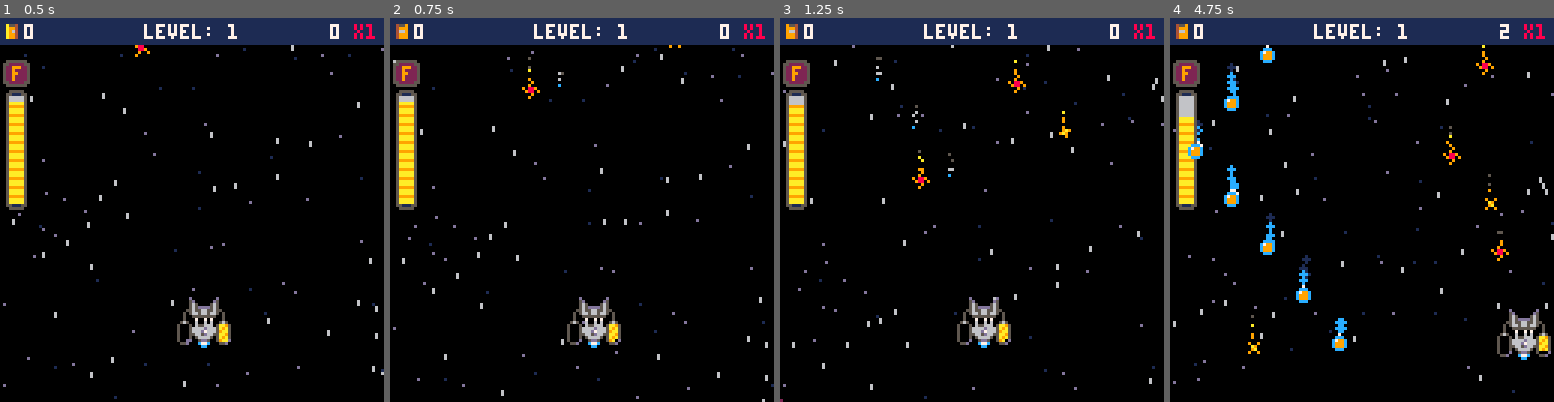
Above: before the commit, frames 1-4 (left to right).
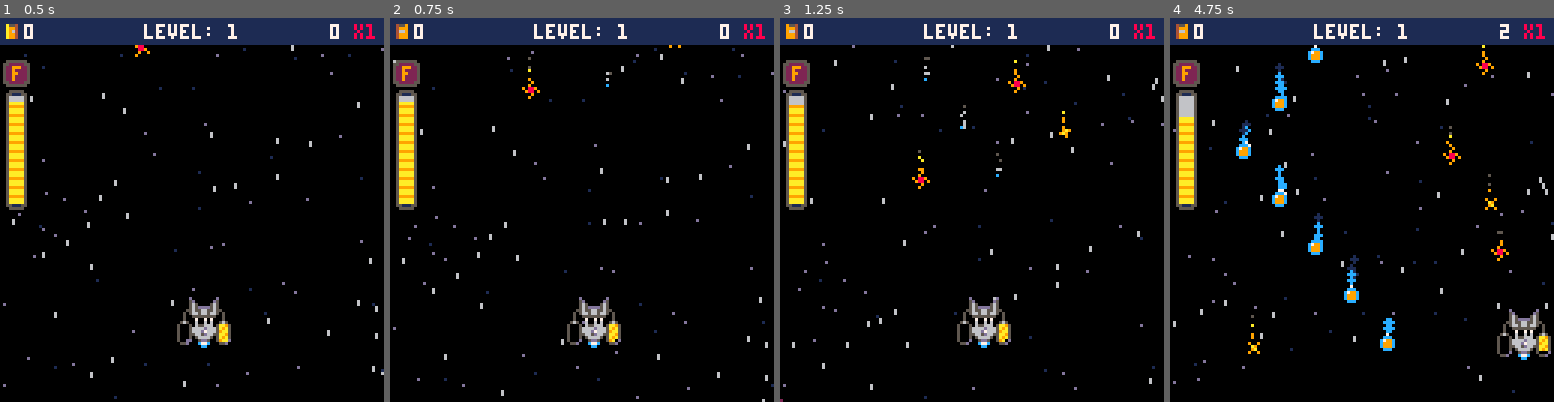
Above: after the commit, the same moments.

Repository: jacobneal65/drop-p8
Game: PICO-8 cartridge drop.p8
Same seed, same stepped clock (60 frames per second), same inputs: the game is played once before the commit and once after it.
Inputs:
- Up to frame 1 (0.5 s): no input
- Up to frame 2 (0.75 s): no input
- Up to frame 3 (1.25 s): no input
- Up to frame 4 (4.75 s): hold Right 1.6-2.1 s; hold Up 2.15-2.42 s; hold Right 2.47-3.03 s; hold Left 3.08-3.58 s; hold Down 3.63-3.97 s; hold Right 4.02-4.68 s; hold Up from 4.73 s (still down)

Frame 1 is identical in both runs. In frame 2, less than 0.1% of the frame differs, in the area x 43-58%, y 14-18%; in frame 3, 0.2%; in frame 4, 3.2%, in the area x 4-59%, y 7-87%.

Commit message:
shortened fruit pattern logic

Diff:
--- a/drop.p8
+++ b/drop.p8
@@ -36,7 +36,7 @@
 	b_arr={}--bezier array
 	--pattern,sx,end_x,bez_arr
 	levels={
-		{{9,48,80},{7,8,64},{1,64,120},{0,8,64},{1,64,120},{0,8,64},{1,64,120},{0,8,64}},
+		{{9,80,80},{7,80,80},{0,8,64},{1,64,120},{0,8,64},},
 		{{2,64,64},{3,0,10},{4,48,80},{5,64,64,{64,-10,-40,32,64,140}},{5,64,64,{64,-10,168,32,64,140}}},
 
 	}
@@ -308,29 +308,19 @@
 	local _x=rnd_rng(wv[2],wv[3])
 	b_arr=wv[4]--bezier array
 	local _typ=wv[1]
-
-	if _typ==0 then--l_zig
-		--(_x,_amt,_typ)
-		fill_fruit(_x,10,_typ)
-	elseif _typ==1 then--r_zig
-		fill_fruit(_x,10,_typ)
-	elseif _typ==2 then--cross
-		fill_fruit(_x,10,_typ)
-	elseif _typ==3 then--line
+	if _typ==3 then--line
 		fill_fruit(0,5,_typ)
 	elseif _typ==4 then--dbl zig
-		fill_fruit(_x,10,_typ)
-		fill_fruit(_x,10,_typ)
-	elseif _typ==5 then--q_bez
-		fill_fruit(_x,10,_typ)
+		fill_fruit(_x,10,0)
+		fill_fruit(_x,10,1)
 	elseif _typ==6 then--c_bez
 		fill_fruit(64,1,10,_typ)
 	elseif _typ==7 then--stgr l
 		fill_fruit(0,8,_typ)
 	elseif _typ==8 then--stgr r
 		fill_fruit(120,8,_typ)
-	elseif _typ==9 then--zig stgr r
-		fill_fruit(64,10,_typ)
+	else--any other pattern
+		fill_fruit(_x,10,_typ)
 	end
 
 	--calculate total blue points
@@ -338,7 +328,7 @@
 	t_blue=0
 	for wv in all(wvs) do
 		local amt,_typ=10,wv[1]
-		if _typ==4 or _typ==7 then
+		if _typ==3 then
 			amt=5
 		elseif _typ==5 then
 			amt=20
Not shown, changed: sheet drop.xlsx
